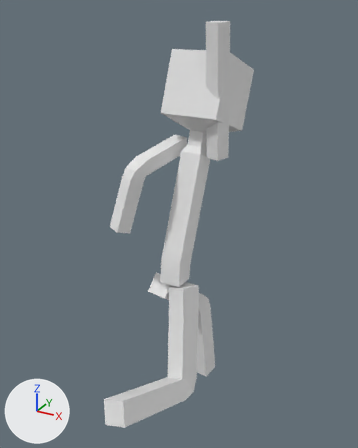
What one commit did to the FBX model Assets/Blender/exports/player.fbx.
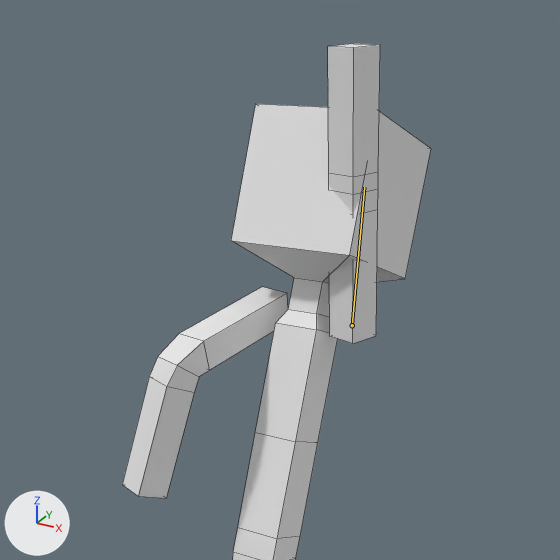
Old and new are each drawn whole from a 50 mm camera at (8.17, -14.55, 16.16) aimed at (0.11, 0.1, 8.83) and again close up on the part from 15% to 88% of the width and 0% to 59% of the height. Lighting does not change. The marker at lower left points along +X, +Y and +Z. Both versions are drawn at frame 1 of the action 'Armature|Attacking'; the numbers are the values there. The bones that change are drawn over the model as lines in the close-ups. The close-ups show mesh edges as thin lines.

In view in the first close-up: 'Arm.L', 'Arm.R', 'Body'.
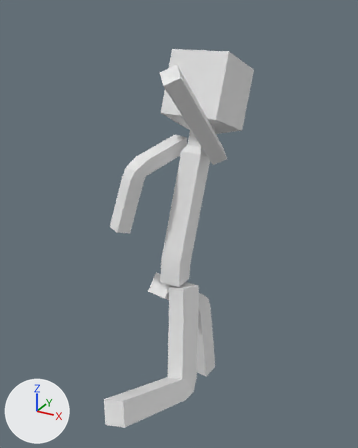
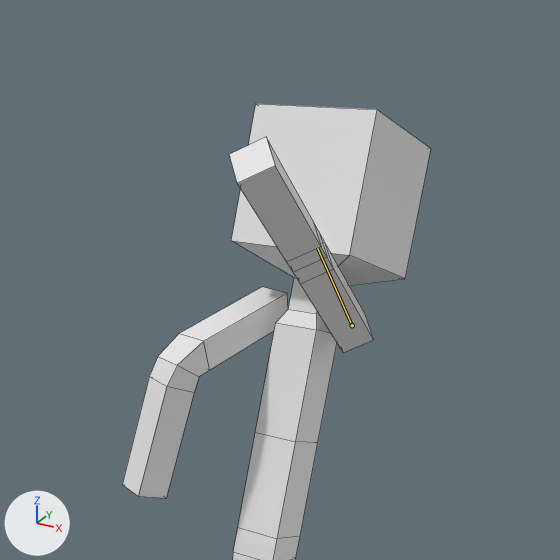
Pixel boxes [x1, y1, x2, y2] of what changed, in the close-ups (560 x 560 px):
'Arm.R', posed (175% wider, 28% shorter): before [328, 44, 380, 344]; after [229, 137, 374, 352]
bone 'Upper arm.L', root to tip: before (352, 325) to (364, 187); after (352, 325) to (317, 248)

The change, as a diff of the scene's bpy script:
```diff
--- a/Assets/Blender/exports/player.fbx.py
+++ b/Assets/Blender/exports/player.fbx.py
@@ bone_upper_arm_l @@
 bone_upper_arm_l = bpy.data.objects['Armature'].pose.bones['Upper arm.L']  # child of 'Chest'
-bone_upper_arm_l.rotation_quaternion = (0.707, 0.009, 0.006, -0.707)  # degrees (0, 1, -90)
+bone_upper_arm_l.rotation_quaternion = (0.709, -0.431, 0.083, -0.552)  # degrees (-49, -21, -66)
```
